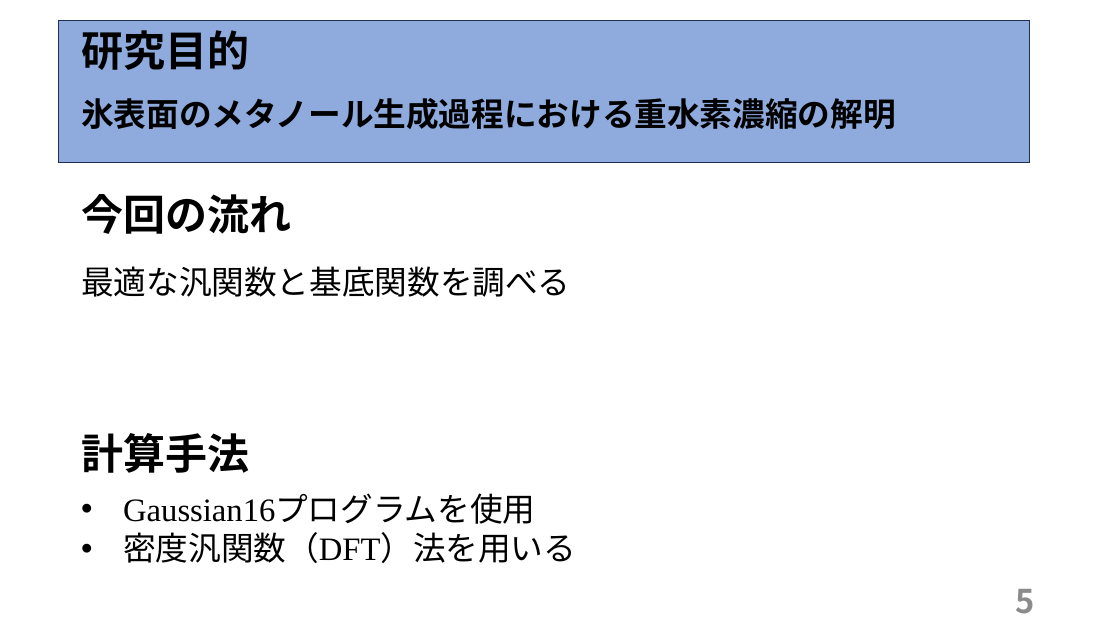
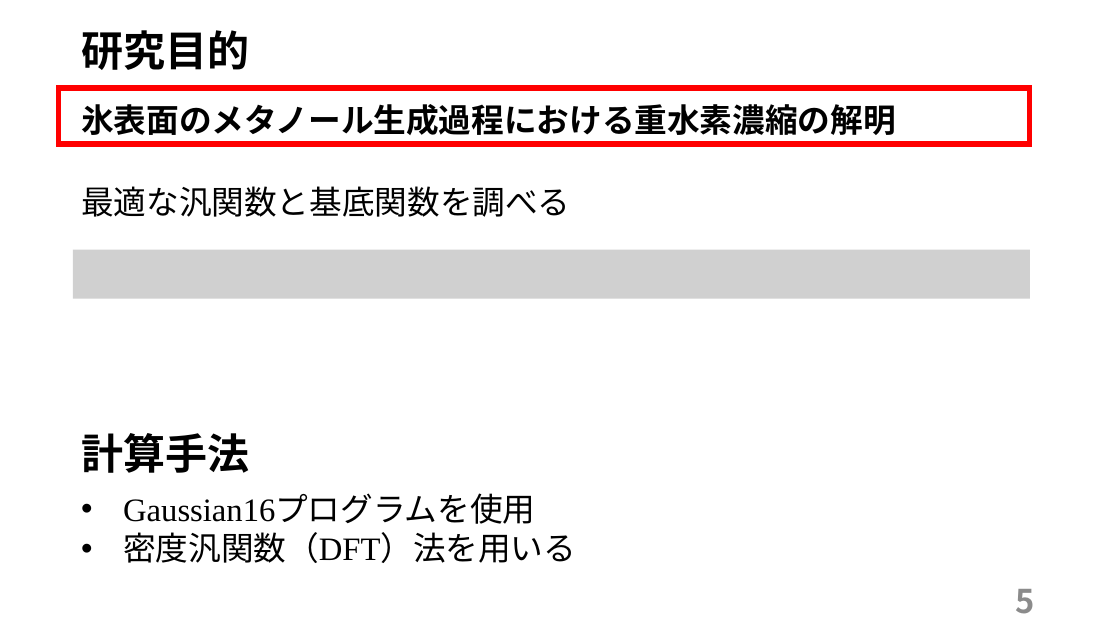
Before and after one commit to tabiseal/Qpcdata, a slide deck: slide 5 of 20231209(1).pptx. Drawn at 1120x630 pixels with LibreOffice and Linux fonts; fonts in the diff are those of the drawing; grey boxes stand for pictures. Boxes give left, top, right and bottom in pixels: in the first picture for what was removed or moved away, otherwise in the second. Text is boxed around its words. In the diff, an @@ line names an element or a change of style, - is before the commit and + after.

```diff
--- a/20231209(1).pptx
+++ b/20231209(1).pptx
@@ rectangle: place and size @@
-rectangle at bbox=[59, 20, 1031, 162]
+rectangle at bbox=[59, 88, 1031, 145]
@@ rectangle at bbox=[59, 88, 1031, 145]: fill #8FAADC to #FFFFFF; outline #1E3256 1 pt to #FF0000 4.5 pt @@
@@ text "氷表面のメタノール生成過程における重水素濃縮の解明": place and size @@
-text "氷表面のメタノール生成過程における重水素濃縮の解明" at bbox=[81, 98, 896, 129]
+text "氷表面のメタノール生成過程における重水素濃縮の解明" at bbox=[81, 104, 896, 135]
@@ text "最適な汎関数と基底関数を調べる": place and size @@
-text "最適な汎関数と基底関数を調べる" at bbox=[81, 266, 570, 297]
+text "最適な汎関数と基底関数を調べる" at bbox=[81, 186, 570, 217]
@@ text removed at bbox=[81, 194, 291, 234] @@
-今回の流れ
@@ picture added at bbox=[73, 250, 1030, 298] @@
```
